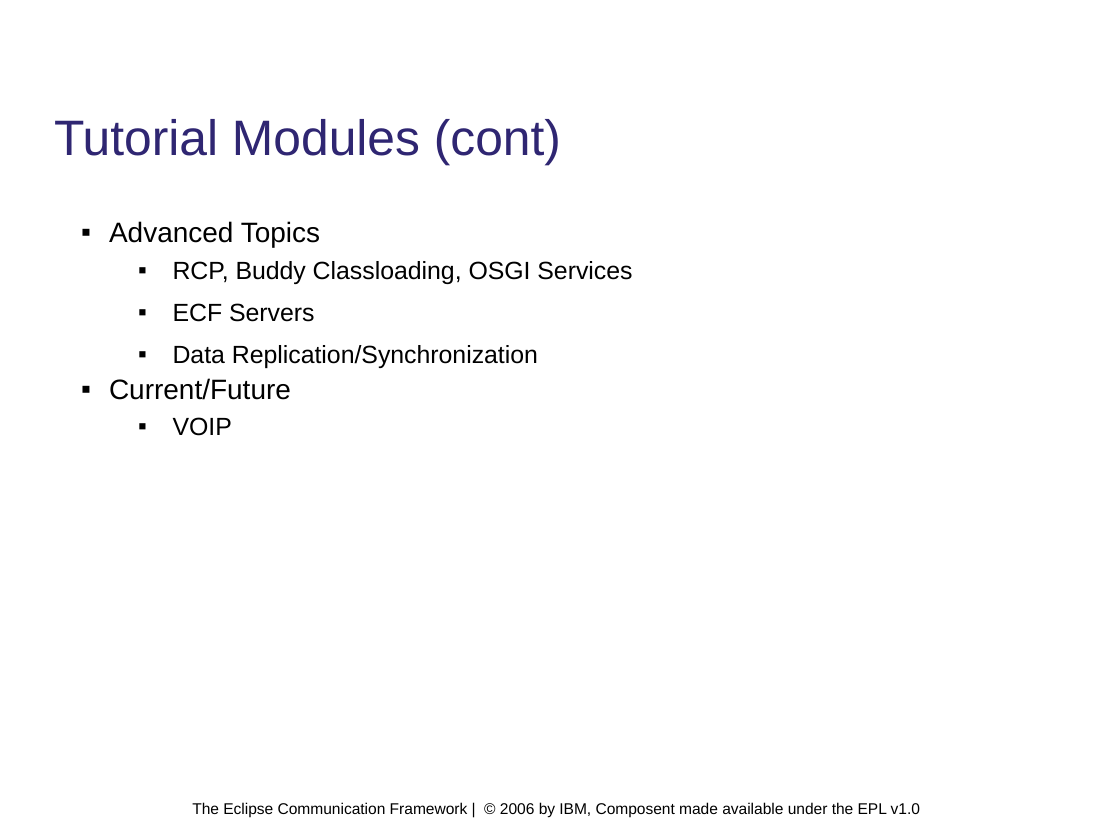
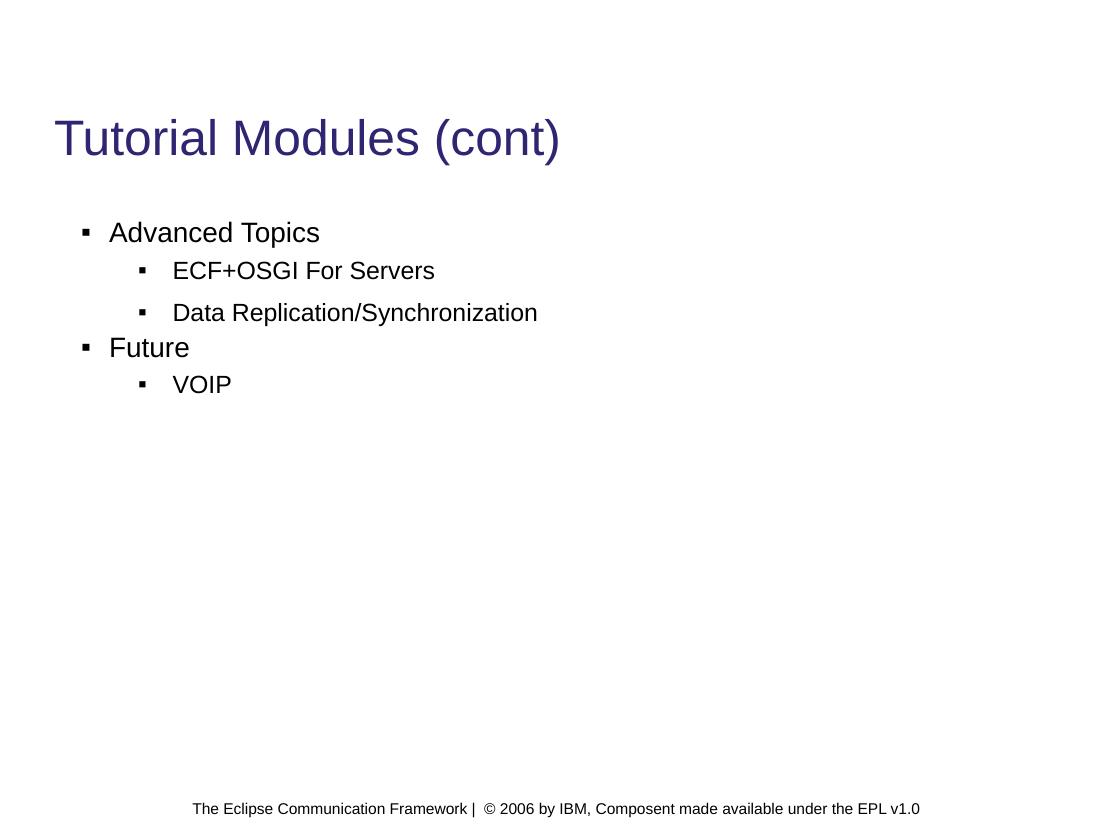
Before and after one commit to eclipse/ecf, a slide deck: slide 4 of doc/tutorials/EclipseCON 2006/module1.odp. Drawn at 1120x840 pixels with LibreOffice and Linux fonts; fonts in the diff are those of the drawing; background and template pictures are left out. Boxes give left, top, right and bottom in pixels: in the first picture for what was removed or moved away, otherwise in the second. Text is boxed around its words. In the diff, an @@ line names an element or a change of style, - is before the commit and + after.

Commit message:
New version of ECF tutorial slides for module1

```diff
--- a/doc/tutorials/EclipseCON 2006/module1.odp
+++ b/doc/tutorials/EclipseCON 2006/module1.odp
@@ text at box(173, 261, 435, 280): text changed @@
-  ▪ RCP, Buddy Classloading, OSGI Services
-  ▪ ECF Servers
+  ▪ ECF+OSGI For Servers
@@ text at box(109, 337, 190, 358): text changed @@
-▪ Current/Future
+▪ Future
```
Also in this commit, not shown: 4 other slides changed, 8 slides added, 1 other file.
